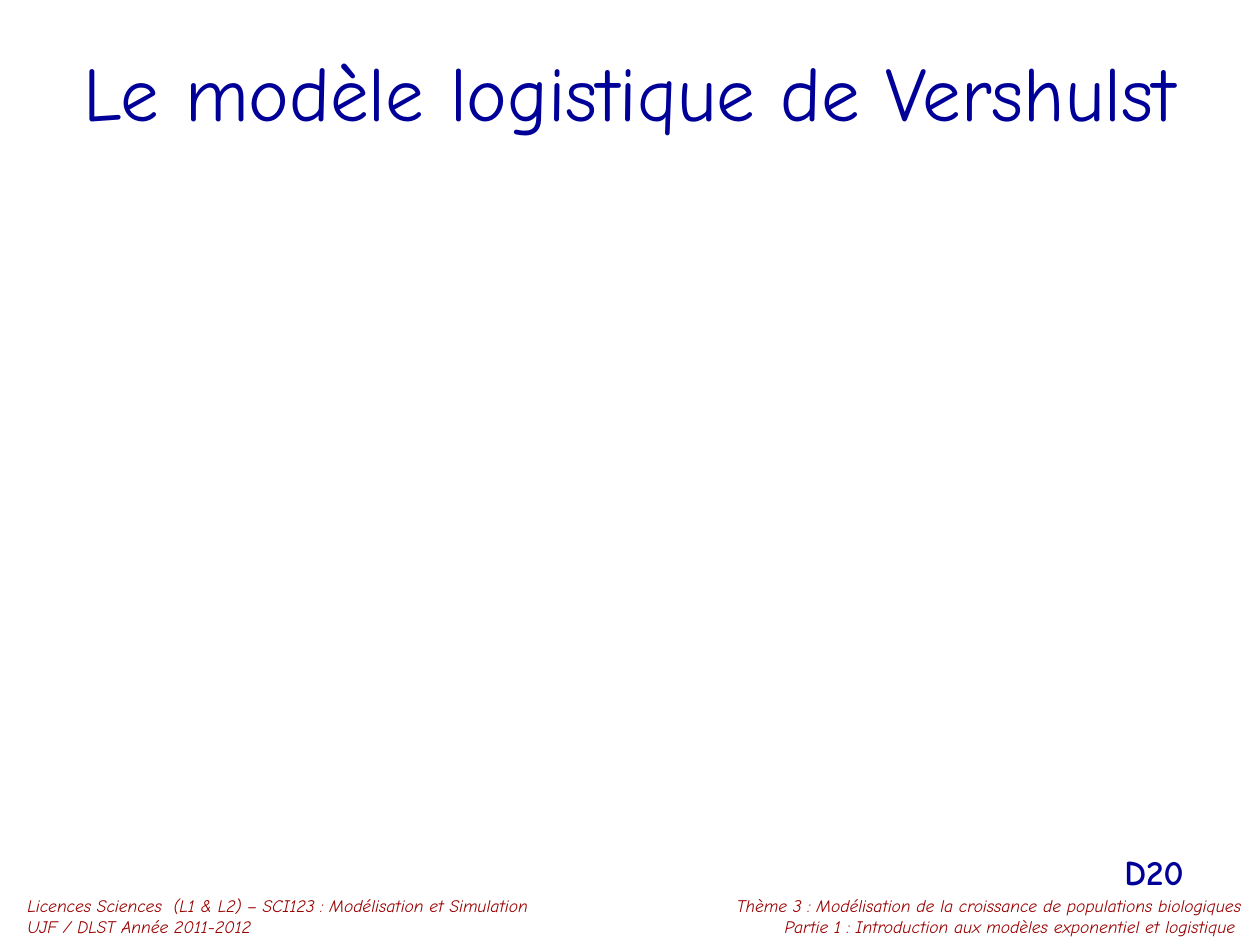
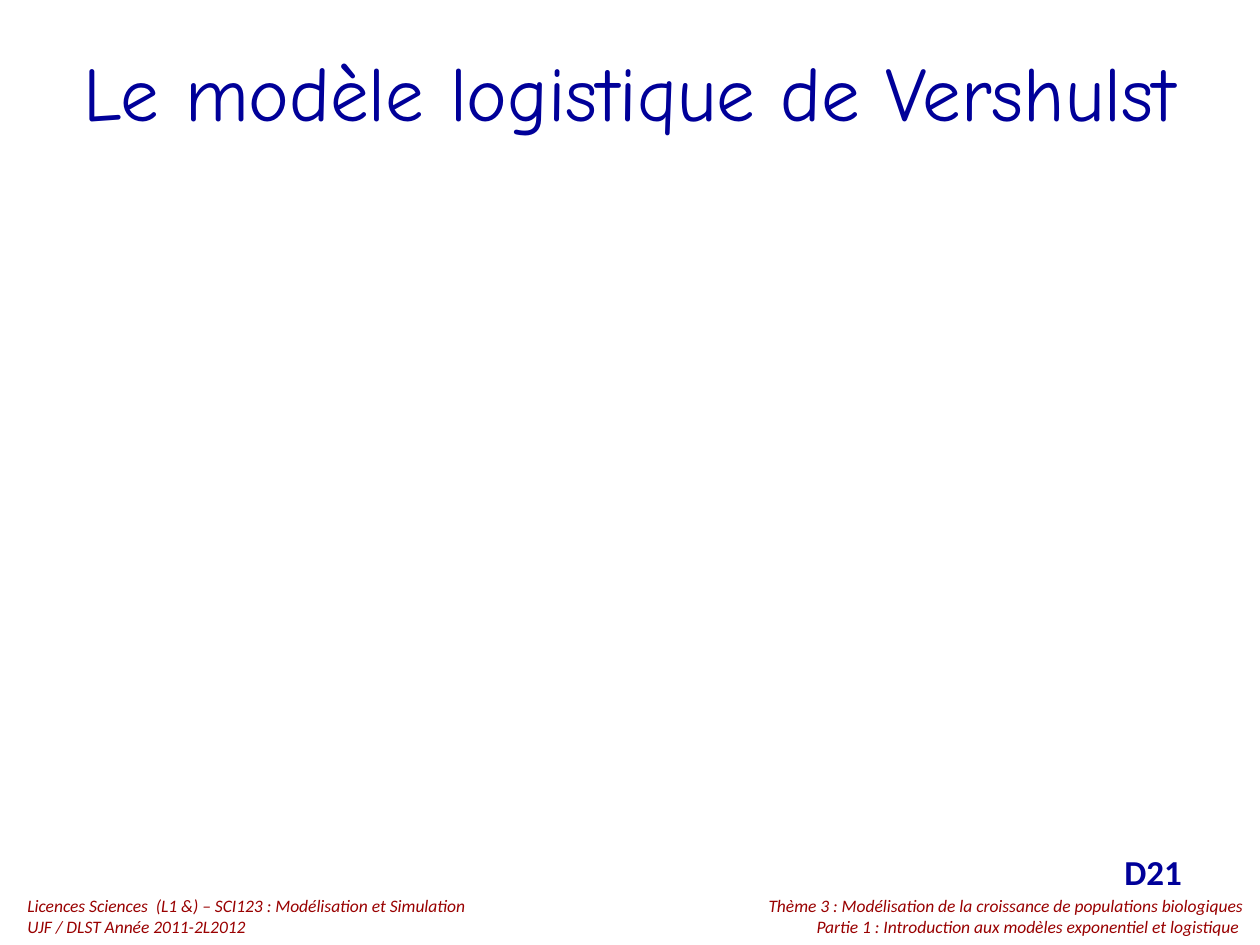
Before and after one commit to cayek/PopulationDynamics, a slide deck: slide 21 of TD/TD1_DynaPops.pptx (slide 20 before the commit). Drawn at 1260x945 pixels with LibreOffice and Linux fonts; fonts in the diff are those of the drawing; grey boxes stand for pictures. Boxes give left, top, right and bottom in pixels: in the first picture for what was removed or moved away, otherwise in the second. Text is boxed around its words. In the diff, an @@ line names an element or a change of style, - is before the commit and + after.

```diff
--- a/TD/TD1_DynaPops.pptx
+++ b/TD/TD1_DynaPops.pptx
@@ page number removed at [1124,861,1183,886] @@
-D20
@@ page number added at [1124,862,1182,885], 20 pt, text #000099, bold @@
+D21
@@ text at [27,899,465,933]: text changed; font Comic Neue to Calibri @@
-Licences Sciences (L1 & L2) – SCI123 : Modélisation et Simulation
-UJF / DLST Année 2011-2012
+Licences Sciences (L1 &) – SCI123 : Modélisation et Simulation
+UJF / DLST Année 2011-2L2012
@@ text "Thème 3 : Modélisation de ...": place and size @@
-text "Thème 3 : Modélisation de ..." at [737,899,1241,937]
+text "Thème 3 : Modélisation de ..." at [769,900,1243,936]
@@ text "Thème 3 : Modélisation de ..." at [769,900,1243,936]: font Comic Neue to Calibri @@
```
Also in this commit, not shown: 24 other slides changed, 1 slide added, 31 slides removed.
